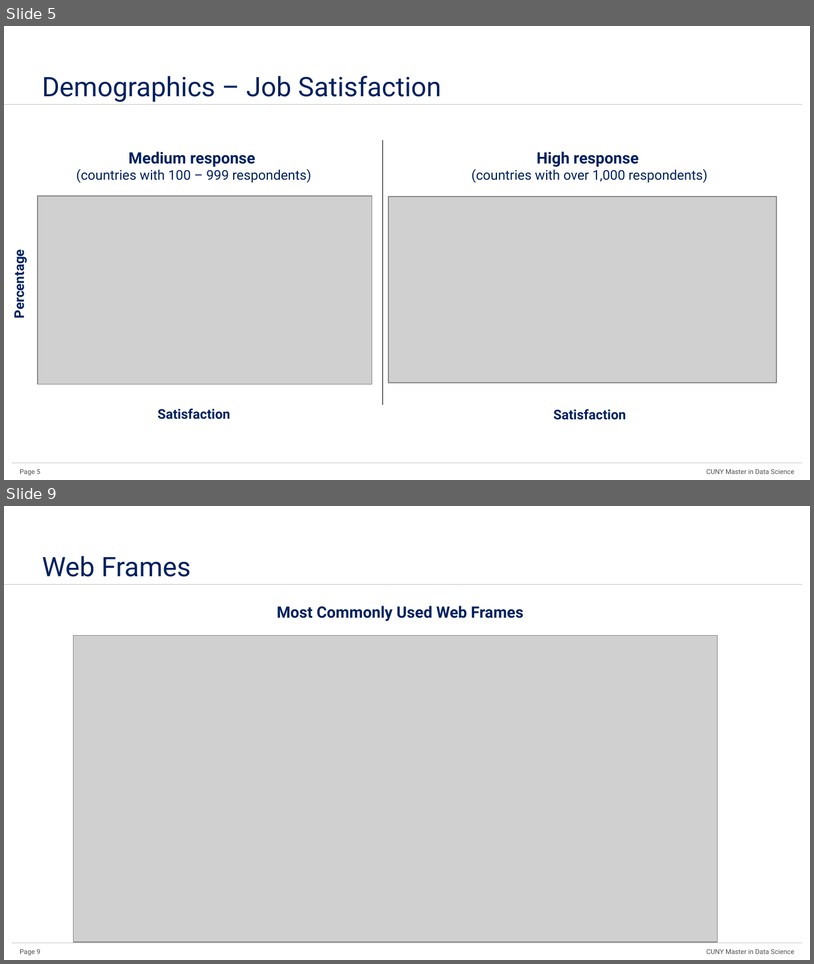
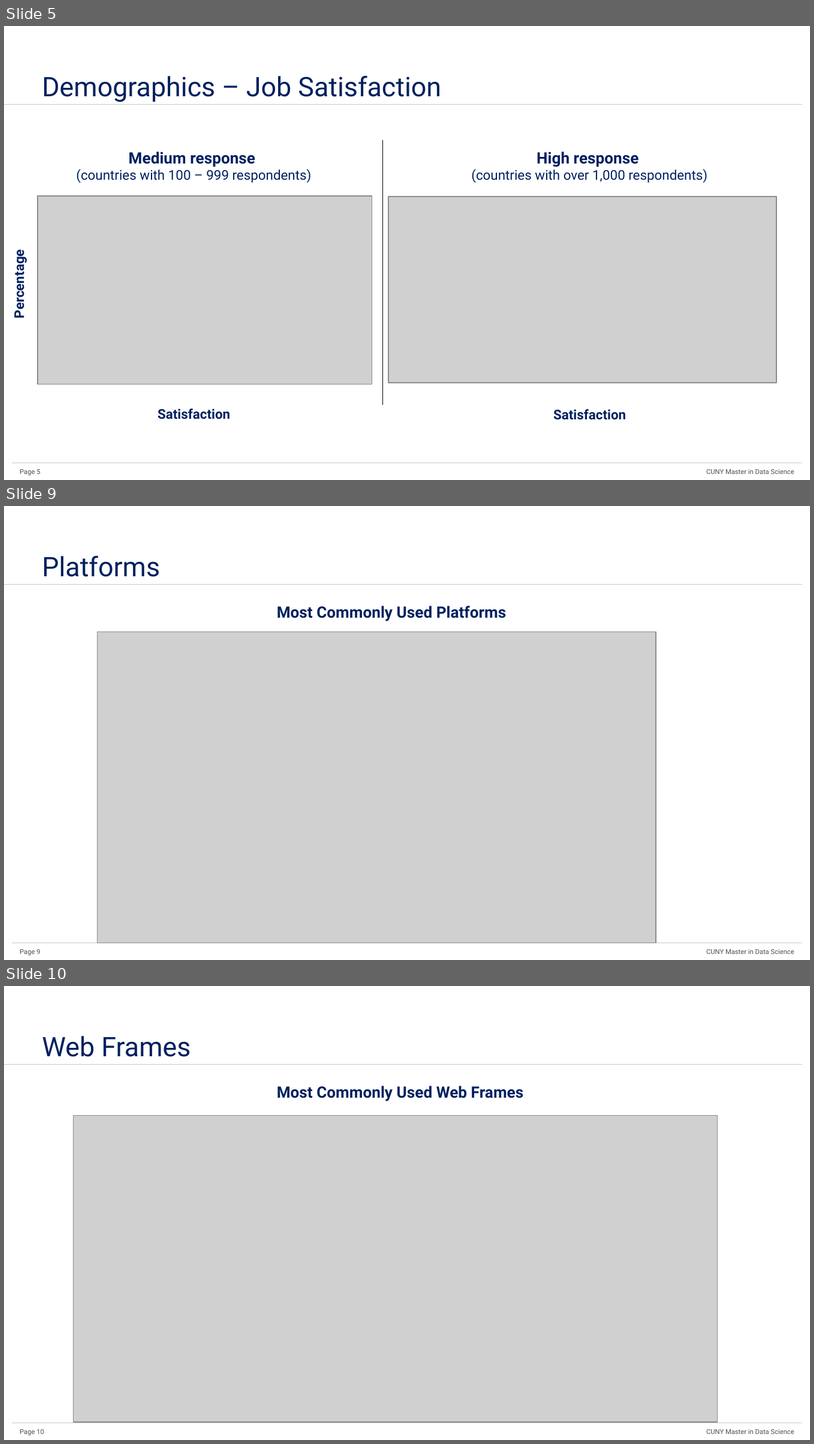
Before and after one commit to hillt5/Project-3-DATA-607, a slide deck: 04Presentation/Data607_Project3_Data_Science_Skills.pptx. Shown one above the other, each under a label of ours: slides 5 and 9 before the commit, slides 5, 9 and 10 after it; the slides between them are not shown. The pictures are 814x964 and 814x1444 pixels, drawn with LibreOffice and Linux fonts; fonts in the diff are those of the drawing; grey boxes stand for pictures. Boxes give left, top, right and bottom in pixels: in the first picture for what was removed or moved away, otherwise in the second. Text is boxed around its words. In the diff, an @@ line names an element or a change of style, - is before the commit and + after.

Commit message:
Add files via upload
Added three slides for language, db, platform

```diff
--- a/04Presentation/Data607_Project3_Data_Science_Skills.pptx
+++ b/04Presentation/Data607_Project3_Data_Science_Skills.pptx
@@ slide 9 added at [4,506,810,960], background #FFFFFF; not listed: 4 template elements that a slide beside it also shows @@
@@ title added at [42,556,160,577], 24 pt, text #002060 @@
+Platforms
@@ text added at [277,606,507,621], 14 pt, text #002060, bold @@
+Most Commonly Used Platforms
@@ picture added at [98,632,656,942] @@
@@ what was slide 9 is now slide 10 @@
@@ page number at [20,1429,44,1435]: text changed @@
-Page 9
+Page 10
```
Also in this commit, not shown: 3 other slides added, 3 slides removed.
